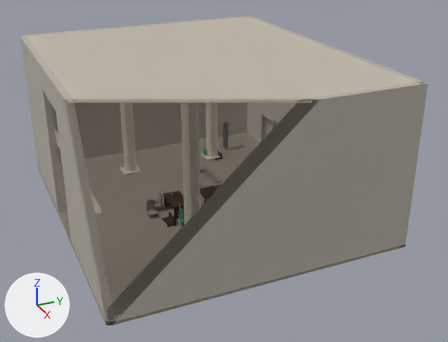
One commit to the glTF model apps/web/public/models/interior-forge.glb: the scene before it, then after it.
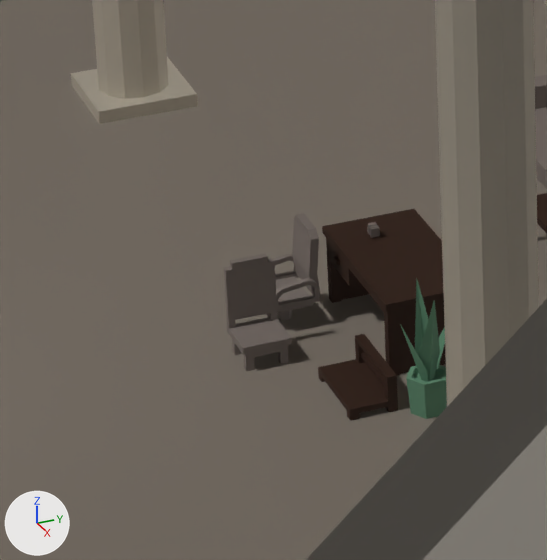
Each version appears first whole from a 50 mm lens placed at (24.44, -9.66, 13.57), pointed at (1.15, 0.82, 1.92), and next in a close-up on the part from 24% to 45% of the width and 45% to 73% of the height. Arrows for +X, +Y and +Z are at lower left; the lights stay in place. The first two pictures are the older version. Everything nearer to the camera than a plane just in front of the edit is cut away. Where no turn or scale is listed for an object, it has been applied to the vertices. Vertices at exactly the same position are counted once.

Script lines for the objects in view, before the commit:
```python
me_cylinder_002 = bpy.data.meshes.new('Cylinder.002')
me_cylinder_002.from_pydata(...)  # 171 vertices, 316 faces; spans x -3.53..3.53, y -2.5..2.5, z -0.61..0.61
me_cylinder_002.materials.append(mat_plant)  # green #69997c
me_mesh_bench = bpy.data.meshes.new('Mesh bench')
me_mesh_bench.from_pydata(...)  # 77 vertices, 170 faces; spans x -1.0..1.0, y -0.53..0.53, z -0.58..0.58
me_mesh_bench.materials.append(mat_wood)  # picture img_wood_albedo
me_mesh_books = bpy.data.meshes.new('Mesh books')
me_mesh_books.from_pydata(...)  # 451 vertices, 894 faces; spans x -2.75..2.75, y -2.2..2.2, z -0.46..0.46
me_mesh_books.materials.append(mat_cloth)  # grey #867c76
ob_books_clone__001 = bpy.data.objects.new('books(Clone).001', me_mesh_books)
ob_books_clone__001.location = (-1.851, -0.498, 0.458)
ob_mesh_bench_001 = bpy.data.objects.new('Mesh bench.001', me_mesh_bench)
ob_mesh_bench_001.parent = ob_bench_clone__001
ob_mesh_bench_001.location = (1.56, -2.01, 0.21)
ob_mesh_bench_001.scale = (0.36, 0.36, 0.36)
ob_plant_001 = bpy.data.objects.new('Plant.001', me_cylinder_002)
ob_plant_001.location = (-1.346, 0.685, 0.613)
# also in view: 'Mesh loungeSofa' at (-1.33, 1.01, 0.35); 'room.lobby.trim' at (0.0, 0.0, 3.54); 'room.lobby.wall' at (0.0, 0.0, 3.5); 'room.lobby.floor' at (0.0, 0.0, 0.06); 'BookCase.001' at (2.69, 1.5, 0.85)
```
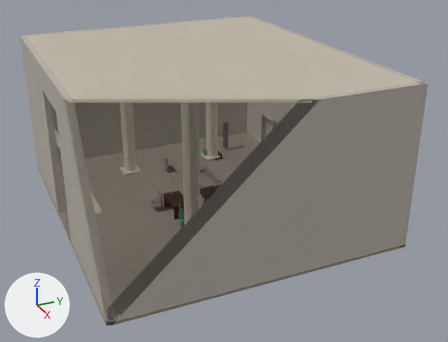
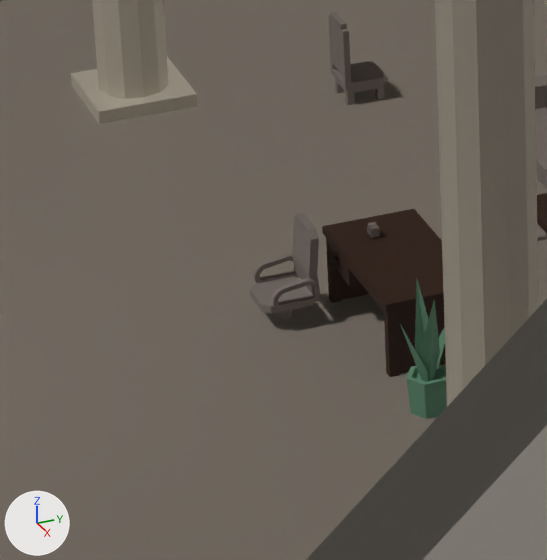
Where the newer file only moved an object's origin or applied its transform, the numbers keep the older frame.

Where the change shows, as pixel boxes (x1, y1, x2, y2) in the close-ups (547 x 560 px; the box of a moved part takes in the faces that stretch with it):
```json
{"object": "books(Clone).001", "change": "reshaped", "before": [223, 213, 380, 372], "after": [250, 12, 388, 320]}
{"object": "Mesh bench.001", "change": "moved", "before": [318, 334, 398, 421], "on screen": "not visible afterwards"}
{"part": 1, "of": "me_mesh_books", "change": "moved or reshaped", "before": [223, 254, 292, 372], "after": [328, 13, 388, 105]}
```

The change, as JSON lines over the scene's bpy script:
```json
{"block": "me_mesh_books", "where": "# used by ob_books_clone__001; location = (-1.851, -0.498, 0.458)"}
{"op": "remove", "block": "me_mesh_books", "code": "me_mesh_books.from_pydata(...)  # 451 vertices, 894 faces; spans x -2.75..2.75, y -2.2..2.2, z -0.46..0.46"}
{"op": "add", "block": "me_mesh_books", "code": "me_mesh_books.from_pydata(...)  # 451 vertices, 894 faces; spans x -2.75..2.26, y -1.85..2.2, z -0.46..0.46"}
{"block": "me_mesh_books", "change": "me_mesh_books part 1: the loose piece of 108 vertices spanning x 2.35..2.75, y -2.2..-1.81, z -0.46..0.44 is turned 90 degrees about the z axis through its middle, then moved by (-4.3, 2.35, 0.0)"}
{"op": "set", "path": "ob_mesh_bench_001.location", "old": "(1.56, -2.01, 0.21)", "new": "(4.96, -0.21, 0.21)"}
```
